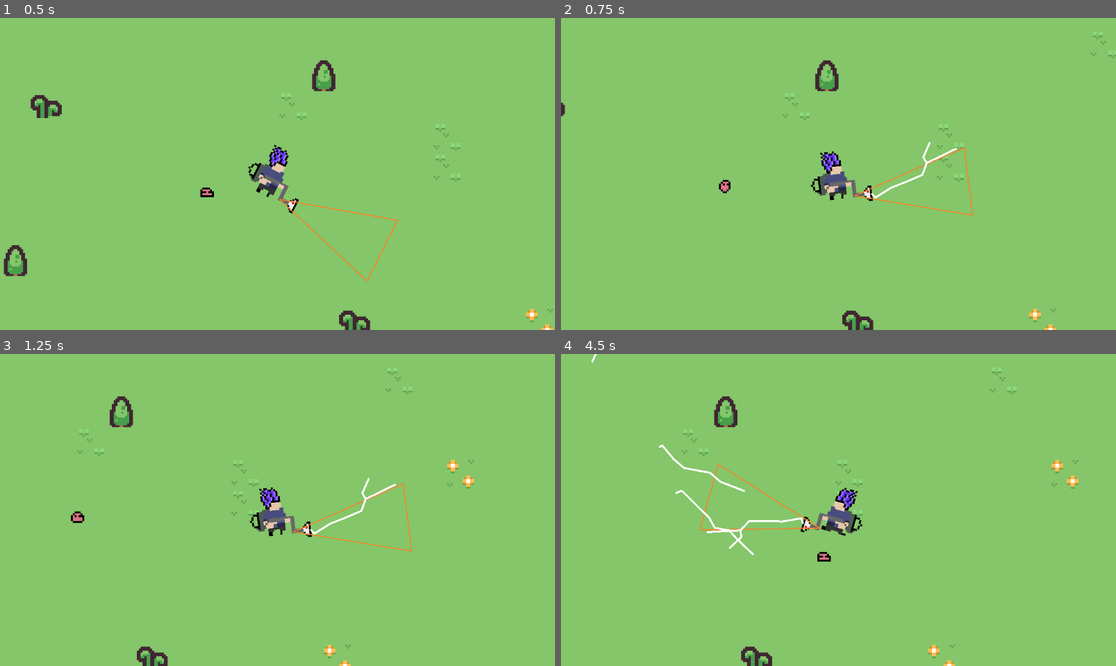
Above: before the commit, frames 1-4 (two rows, left to right).
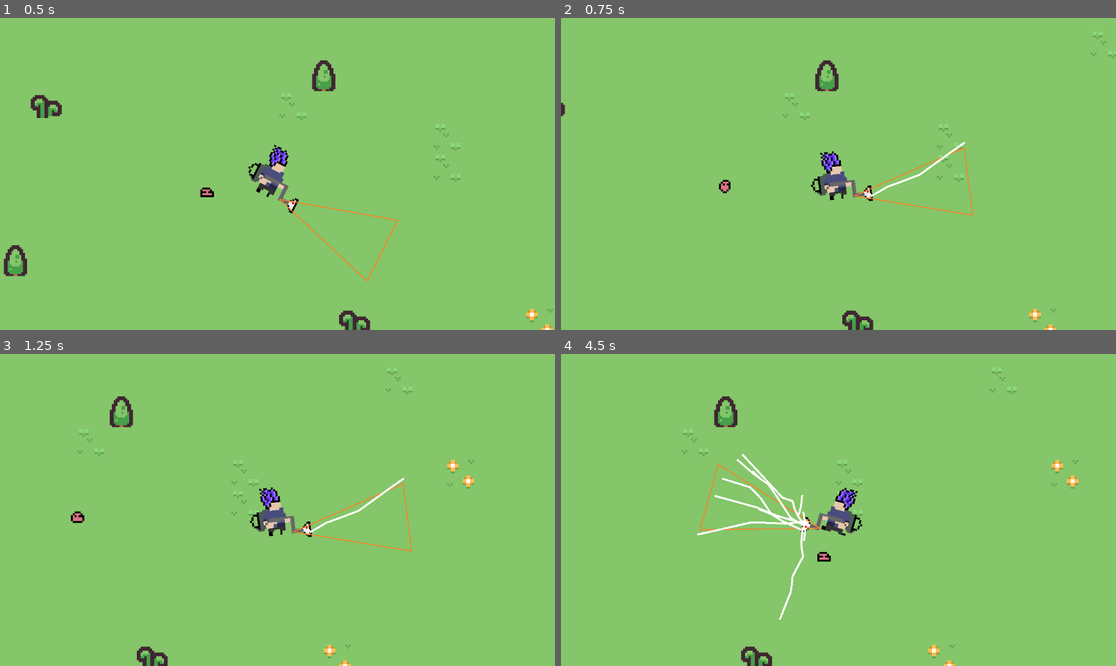
Above: after the commit, the same moments.

Repository: VMormoris/tinycreatures
Game: Godot game, scene res://Scenes/MainScene.tscn
Same seed, same stepped clock (60 frames per second), same inputs: the game is played once before the commit and once after it.
Inputs (mouse positions are in pixels of both pictures, inside the frame that each line leads up to):
- Up to frame 1 (0.5 s): no input
- Up to frame 2 (0.75 s): move the mouse to (960, 158) at 0.52 s; press the mouse at (960, 158) at 0.53 s; hold D (Right) from 0.53 s (still down)
- Up to frame 3 (1.25 s): keep holding D (Right)
- Up to frame 4 (4.5 s): move the mouse to (727, 525) at 1.27 s; release D (Right) at 1.28 s; release the mouse at (727, 525) at 1.28 s; hold S (Down) 1.28-2.03 s; click (727, 525) at 1.35 s; move the mouse to (894, 441) at 2.02 s; press the mouse at (894, 441) at 2.03 s; hold D (Right) 2.03-2.78 s; move the mouse to (810, 572) at 2.77 s; release the mouse at (810, 572) at 2.78 s; hold W (Up) 2.78-3.53 s; click (810, 572) at 2.85 s; move the mouse to (1005, 556) at 3.52 s; press the mouse at (1005, 556) at 3.53 s; hold A (Left) from 3.53 s (still down); move the mouse to (672, 463) at 4.27 s; release the mouse at (672, 463) at 4.28 s; click (672, 463) at 4.35 s

Frame 1 is identical in both runs. In frame 2, 0.3% of the frame differs, in the area x 55-73%, y 39-58%; in frame 3, 0.3%; in frame 4, 1.2%, in the area x 5-45%, y 0-86%.

Commit message:
position lightning

Diff:
--- a/LightingGenerator.gd
+++ b/LightingGenerator.gd
@@ -24,13 +24,13 @@
 	for fork in range(0, fork_count):
 		var lighting_instance: Line2D = lighting.instantiate()
 		target = find_target()
-		diff = target - global_position
+		diff = target - position
 		if make_sub_forks:
 			sub_fork_count = diff.length() / 40
 			sub_fork_size = diff.length() / 5
 
 		normal = Vector2(diff.y, -diff.x).normalized()
-		lighting_instance.create(global_position, target, diff)
+		lighting_instance.create(position, target, diff)
 		lighting_instance.sway_points(normal)
 		add_child(lighting_instance)
 		await get_tree().process_frame
@@ -55,6 +55,6 @@
 
 func find_target() -> Vector2:
 	print("Mouse: [", get_global_mouse_position().x, ",", get_global_mouse_position().y, "]")
-	print("Pos: [", global_position.x, ",", global_position.y, "]")
-	var dir = (get_global_mouse_position() - global_position).normalized()
-	return global_position + dir * attack_range
+	print("Pos: [", position.x, ",", position.y, "]")
+	var dir = (get_global_mouse_position() - position).normalized()
+	return position + dir * attack_range
